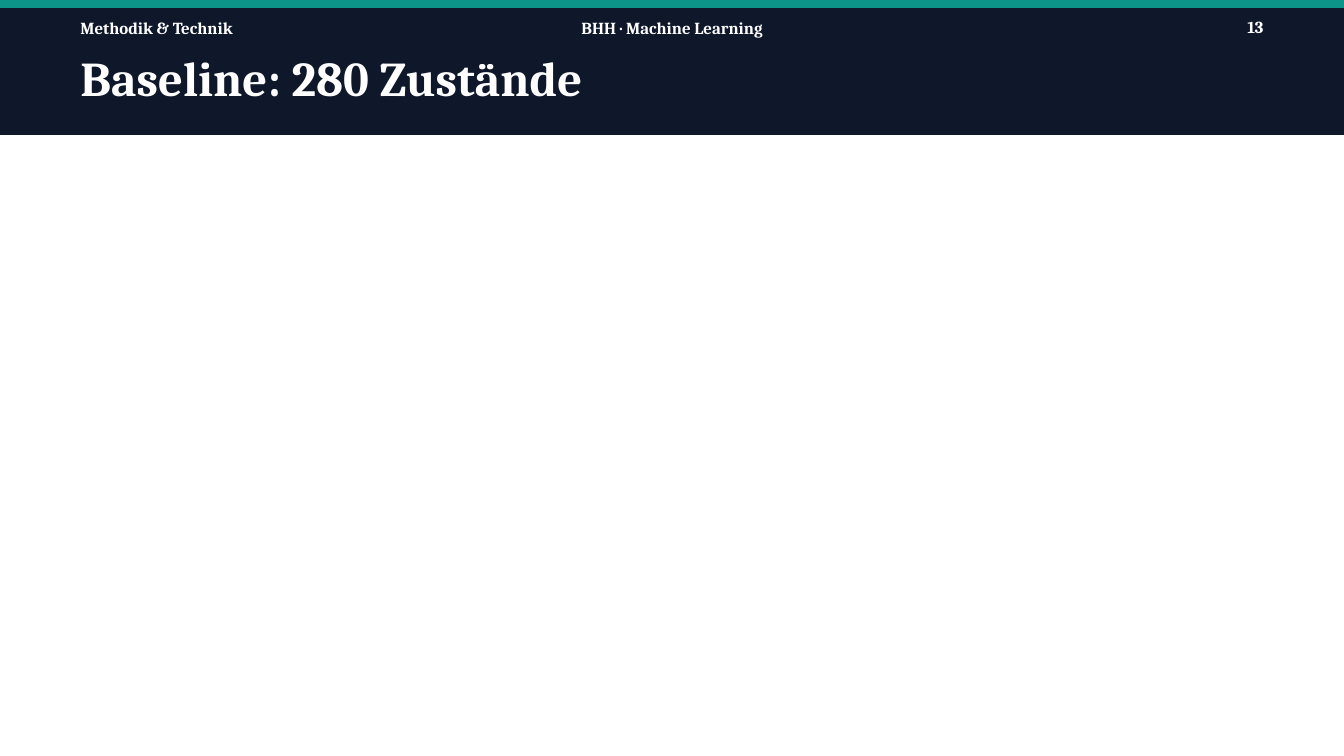
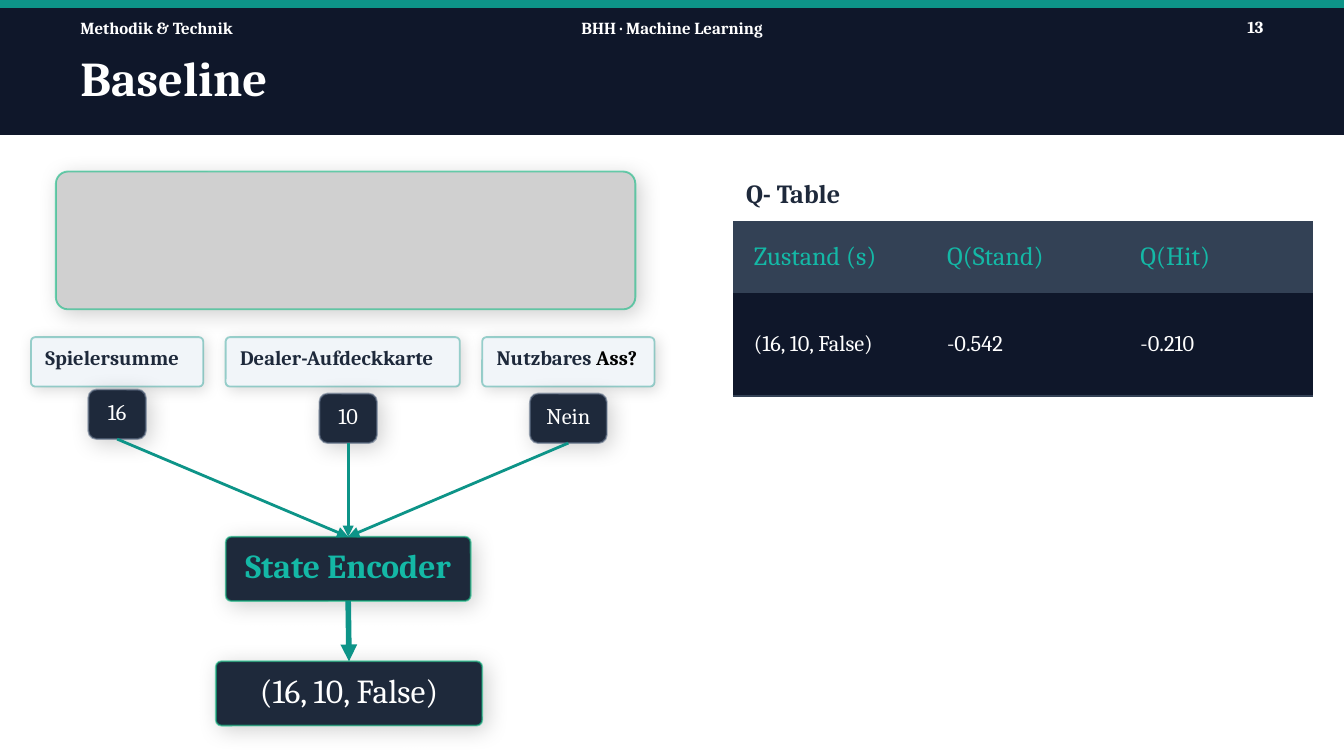
Before and after one commit to Tom-N-M/ml-blackjack, a slide deck: slide 13 of Präsi/PP_v2.pptx. Drawn at 1344x756 pixels with LibreOffice and Linux fonts; fonts in the diff are those of the drawing; grey boxes stand for pictures. Boxes give left, top, right and bottom in pixels: in the first picture for what was removed or moved away, otherwise in the second. Text is boxed around its words. In the diff, an @@ line names an element or a change of style, - is before the commit and + after.

```diff
--- a/Präsi/PP_v2.pptx
+++ b/Präsi/PP_v2.pptx
@@ text at (80,62,267,97): text changed @@
-Baseline: 280 Zustände
+Baseline
@@ picture added at (56,172,636,310) @@
@@ text added at (746,185,840,208), 14 pt, text #1E293B, bold @@
+Q- Table
@@ table added at (732,220,1313,294), 1 rows, 3 columns @@
+Zustand (s) | Q(Stand) | Q(Hit)
@@ table added at (732,293,1313,395), 1 rows, 3 columns @@
+(16, 10, False) | -0.542 | -0.210
@@ rounded rectangle added at (31,337,203,387), fill #F1F5F9, outline #0D9488 1 pt, 11 pt, text #1E293B, bold @@
+Spielersumme
@@ rounded rectangle added at (226,337,460,387), fill #F1F5F9, outline #0D9488 1 pt, 11 pt, text #1E293B, bold @@
+Dealer-Aufdeckkarte
@@ rounded rectangle added at (482,337,655,387), fill #F1F5F9, outline #0D9488 1 pt, 11 pt, text #1E293B, bold @@
+Nutzbares Ass?
@@ rounded rectangle added at (89,390,146,439), fill #1E293B, outline #64748B 1 pt, 12 pt, text #FFFFFF @@
+16
@@ rounded rectangle added at (320,394,378,444), fill #1E293B, outline #64748B 1 pt, 12 pt, text #FFFFFF @@
+10
@@ rounded rectangle added at (530,394,606,444), fill #1E293B, outline #64748B 1 pt, 12 pt, text #FFFFFF @@
+Nein
@@ arrow added from (117, 439) to (348, 536), #0D9488 1.5 pt @@
@@ arrow added from (348, 444) to (348, 536), #0D9488 1.5 pt @@
@@ arrow added from (569, 444) to (348, 536), #0D9488 1.5 pt @@
@@ rounded rectangle added at (226,536,470,601), fill #1E293B, outline #10B981 1 pt, 18 pt, text #14B8A6, bold @@
+State Encoder
@@ arrow added from (348, 601) to (349, 661), #0D9488 3 pt @@
@@ rounded rectangle added at (216,661,482,726), fill #1E293B, outline #10B981 1 pt, 18 pt, text #FFFFFF @@
+(16, 10, False)
```
Also in this commit, not shown: 5 other slides changed, 4 slides added.
